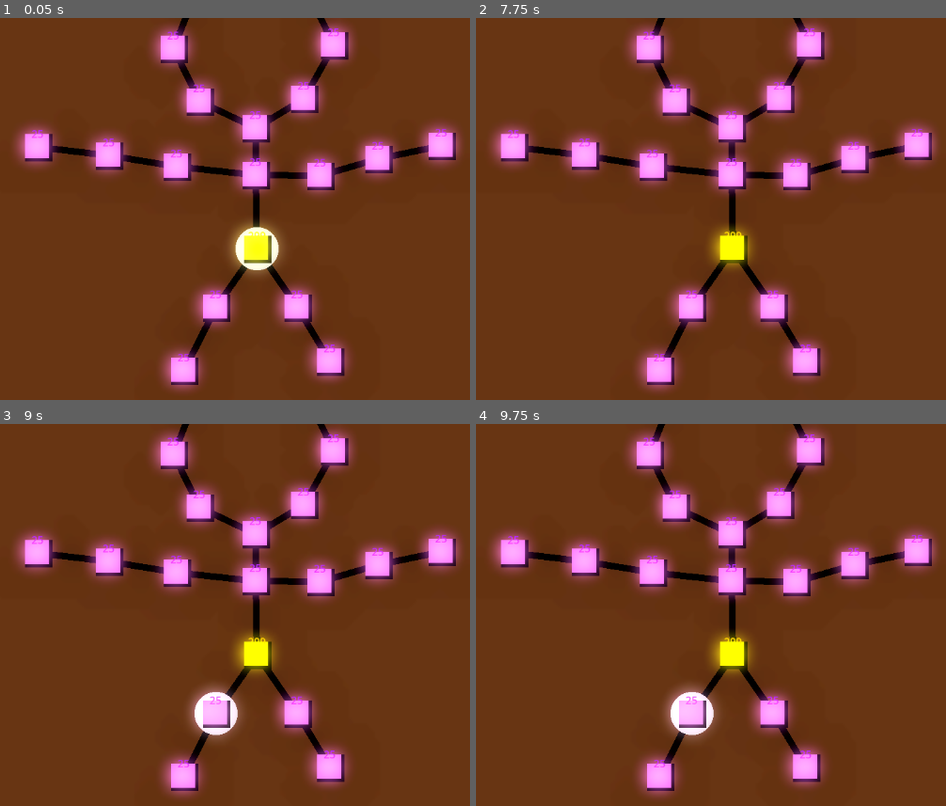
Above: before the commit, frames 1-4 (two rows, left to right).
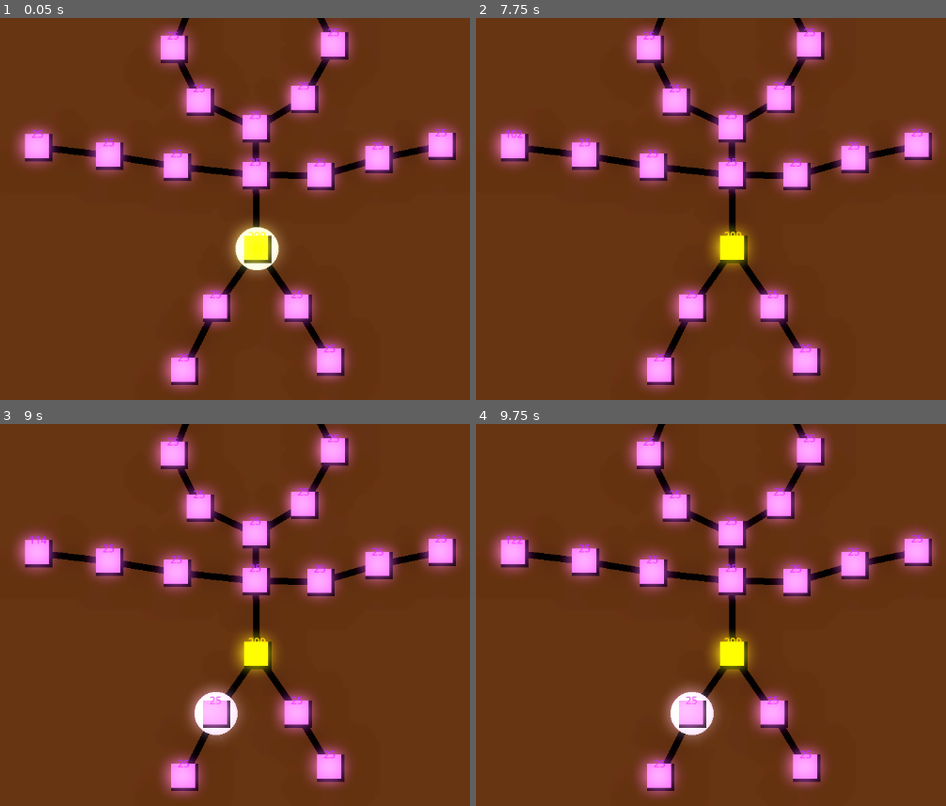
Above: after the commit, the same moments.

Repository: syshotdev/RiskyStrats
Game: Godot game, scene res://main.tscn
The game is run twice, just before and just after one commit, with the same random seed, the same clock (stepped at 60 frames per second) and the same inputs.
Inputs (mouse positions are in pixels of both pictures, inside the frame that each line leads up to):
- Up to frame 1 (0.05 s): no input
- Up to frame 2 (7.75 s): tap Enter at 0.5, 2, 3.5 s; move the mouse to (899, 209) at 0.52 s; tap Q (Tier1) at 0.6, 3.6, 6.6 s; click (899, 209) at 0.67 s; tap Space at 1.25, 2.75, 4.25 s; move the mouse to (584, 251) at 1.27 s; tap W (Tier2) at 1.35, 4.35, 7.35 s; click (584, 251) at 1.42 s; move the mouse to (809, 136) at 2.02 s; tap E (Tier3) at 2.1, 5.1 s; click (809, 136) at 2.17 s; move the mouse to (696, 312) at 2.77 s; tap R (Tier4) at 2.85, 5.85 s; click (696, 312) at 2.92 s; move the mouse to (outside the picture) at 3.52 s; click (outside the picture) at 3.67 s; move the mouse to (508, 166) at 4.27 s; click (508, 166) at 4.42 s; move the mouse to (772, 228) at 5.02 s; click (772, 228) at 5.17 s; move the mouse to (621, 124) at 5.77 s; click (621, 124) at 5.92 s; move the mouse to (899, 209) at 6.52 s; click (899, 209) at 6.67 s; move the mouse to (584, 251) at 7.27 s; click (584, 251) at 7.42 s
- Up to frame 3 (9 s): move the mouse to (333, 542) at 8.02 s; tap E (Tier3) at 8.1 s; click (333, 542) at 8.17 s; move the mouse to (220, 718) at 8.77 s; tap R (Tier4) at 8.85 s; click (220, 718) at 8.92 s
- Up to frame 4 (9.75 s): move the mouse to (outside the picture) at 9.52 s; tap Q (Tier1) at 9.6 s; click (outside the picture) at 9.67 s

Frame 1 is identical in both runs. In frame 2, less than 0.1% of the frame differs, in the area x 6-10%, y 29-32%; in frame 3, less than 0.1%; in frame 4, less than 0.1%.

Commit message:
Refactored code, created building types and implementing features.

Diff:
--- a/Objects/GameNode/Select.gd
+++ b/Objects/GameNode/Select.gd
@@ -1,6 +1,8 @@
 extends Area2D
 
 signal selected(boolean : bool)
+
+@export var whiteCircle : ShapeVisualizer
 
 # Keeps track of the amount of things that have selected this
 var howManySelected : int = 0
@@ -28,7 +30,6 @@
 
 	selected.emit(false)
 
-
 # Checks if selection area or hovered node selection
 func isSelectable(area):
 	if(area.get_parent() is SelectionArea):
@@ -36,3 +37,13 @@
 	elif(area is HoveredNode):
 		return true
 	return false
+
+
+func onSelected(boolean):
+	whiteCircleToggle(boolean)
+
+
+func whiteCircleToggle(isVisible : bool):
+	# Too lazy to implement other things to automatically check nullness
+	if(whiteCircle != null):
+		whiteCircle.visible = isVisible
--- a/Objects/GameNode/gameNode.gd
+++ b/Objects/GameNode/gameNode.gd
@@ -5,9 +5,17 @@
 signal addColorToDisplay(units : Array[Unit])
 signal changeNodeColor(color : GameColors.colors)
 
+enum typeOfBuildings{
+	NONE,
+	FACTORY,
+	FORT,
+	REACTOR,
+	ARTILLERY,
+}
+
 
 @export var currentColor : GameColors.colors
-@export var whiteCircle : ShapeVisualizer
+@export var currentBuildingType : typeOfBuildings
 
 var neigbors : Array[GameNode] = []
 var neigborRoads : Dictionary = {} # Key node, value road
@@ -15,11 +23,22 @@
 
 # The rate at which one soldier can kill another per unit of time
 var killRate : float = 0.02
+# Rate this node generates units per second
+var genRate : float = 10.0
 
 
 func tick(delta):
 	unitAmounts = takeDamage(unitAmounts, delta)
 	updateColorDisplays(unitAmounts)
+	doStuffBasedOnBuildingType(delta)
+
+
+func doStuffBasedOnBuildingType(delta : float):
+	if(unitAmounts.size() <= 0):
+		return
+
+	if(currentBuildingType == typeOfBuildings.FACTORY):
+		unitAmounts[currentColor] += genRate * delta
 
 
 # Adds a neighbor and associates that neighbor with the road.
@@ -49,7 +68,6 @@
 
 	# Forward unit, don't queue_free() it
 	road.addUnitToRoad(roadUnit)
-
 
 # From this node to the node specified, which road is it?
 func getRoadToNode(node : GameNode) -> Road:
@@ -91,7 +109,6 @@
 		changeCurrentColorToBiggestColor(colorUnits)
 
 	var enemyUnits := getEnemyUnits(colorUnits)
-
 	# Current amount of our own color in this node
 	var currentUnits : float = colorUnits[currentColor]
 
@@ -136,7 +153,7 @@
 
 	return units
 
-
+# Does what it says
 func ridOfEmptySlots(dictionary : Dictionary) -> Dictionary:
 	for key in dictionary.keys():
 		if(dictionary[key] <= 0):
@@ -171,11 +188,3 @@
 
 	# Sends a signal to update color rect
 	changeNodeColor.emit(currentColor)
-
-# These functions are for white selection circle thing
-func onSelected(boolean):
-	whiteCircleToggle(boolean)
-
-func whiteCircleToggle(isVisible : bool):
-	if(whiteCircle != null):
-		whiteCircle.visible = isVisible
--- a/Objects/GameNode/node.tscn
+++ b/Objects/GameNode/node.tscn
@@ -8,9 +8,8 @@
 [sub_resource type="RectangleShape2D" id="RectangleShape2D_kh0e4"]
 size = Vector2(40, 40)
 
-[node name="GameNode" type="Node2D" node_paths=PackedStringArray("whiteCircle")]
+[node name="GameNode" type="Node2D"]
 script = ExtResource("1_xo6op")
-whiteCircle = NodePath("ShapeVisualizer")
 
 [node name="ShapeVisualizer" type="Node2D" parent="."]
 script = ExtResource("2_vqord")
@@ -20,6 +19,14 @@
 canvasLayer = 1
 thickness = 3.0
 radius = 33.0
+
+[node name="SelectionArea2D" type="Area2D" parent="." node_paths=PackedStringArray("whiteCircle")]
+script = ExtResource("3_pq1u5")
+whiteCircle = NodePath("../ShapeVisualizer")
+
+[node name="Area" type="CollisionShape2D" parent="SelectionArea2D"]
+shape = SubResource("RectangleShape2D_kh0e4")
+debug_color = Color(0, 0, 0, 0.368627)
 
 [node name="Control" type="Control" parent="."]
 layout_mode = 3
@@ -63,15 +70,8 @@
 grow_horizontal = 2
 grow_vertical = 2
 
-[node name="SelectionArea2D" type="Area2D" parent="."]
-script = ExtResource("3_pq1u5")
-
-[node name="Area" type="CollisionShape2D" parent="SelectionArea2D"]
-shape = SubResource("RectangleShape2D_kh0e4")
-debug_color = Color(0, 0, 0, 0.368627)
-
 [connection signal="addColorToDisplay" from="." to="Control" method="updateColorDisplay"]
 [connection signal="changeNodeColor" from="." to="Control" method="changeColor"]
 [connection signal="area_entered" from="SelectionArea2D" to="SelectionArea2D" method="areaEntered"]
 [connection signal="area_exited" from="SelectionArea2D" to="SelectionArea2D" method="areaExited"]
-[connection signal="selected" from="SelectionArea2D" to="." method="onSelected"]
+[connection signal="selected" from="SelectionArea2D" to="SelectionArea2D" method="onSelected"]
--- a/Objects/Map/man_map.tscn
+++ b/Objects/Map/man_map.tscn
@@ -28,6 +28,7 @@
 
 [node name="GameNode20" parent="Nodes" instance=ExtResource("2_4rc3m")]
 position = Vector2(-336, -126)
+currentBuildingType = 1
 
 [node name="GameNode15" parent="Nodes" instance=ExtResource("2_4rc3m")]
 position = Vector2(97, -82)
--- a/Useful scripts/shapeVisualizer.gd
+++ b/Useful scripts/shapeVisualizer.gd
@@ -36,11 +36,11 @@
 	draw_line(pos1, pos2, color, thickness)
 
 
-func drawCircle(radius : int, color : Color):
-	draw_circle(position, radius, color)
+func drawCircle(newRadius : int, newColor : Color):
+	draw_circle(position, newRadius, newColor)
 
 
-func drawHollowCircle(radius : int, thickness : int, color : Color):
-	drawCircle(radius, color)
+func drawHollowCircle(newRadius : int, _thickness : int, newColor : Color):
+	drawCircle(newRadius, newColor)
 	# Draw circle to mask out the first circle to make hollow
 	#drawCircle(radius - thickness, Color(color, 0))
